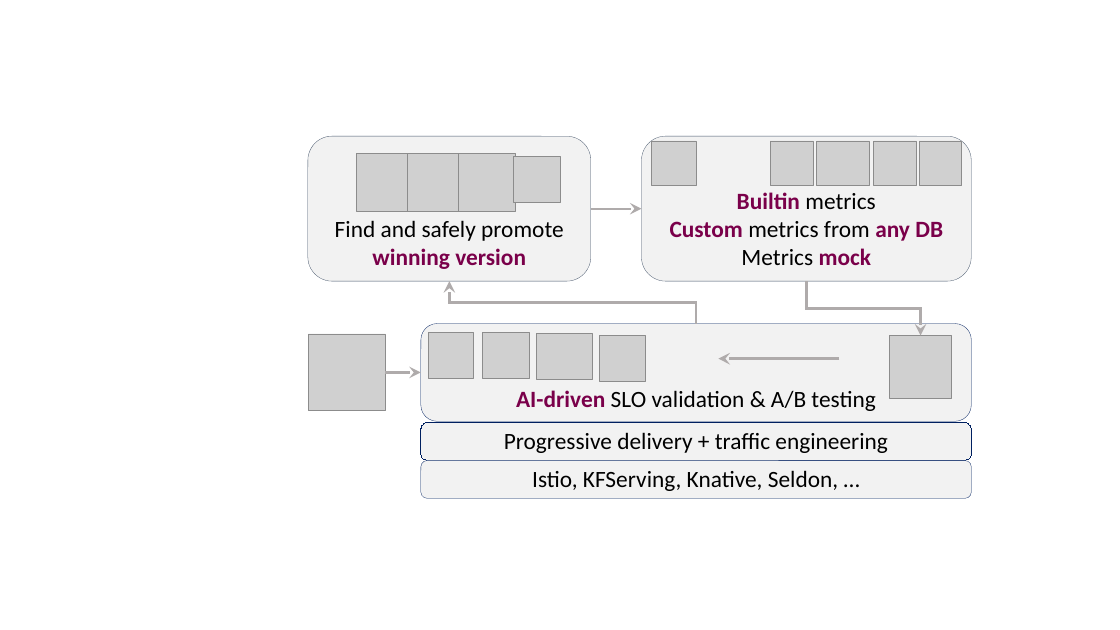
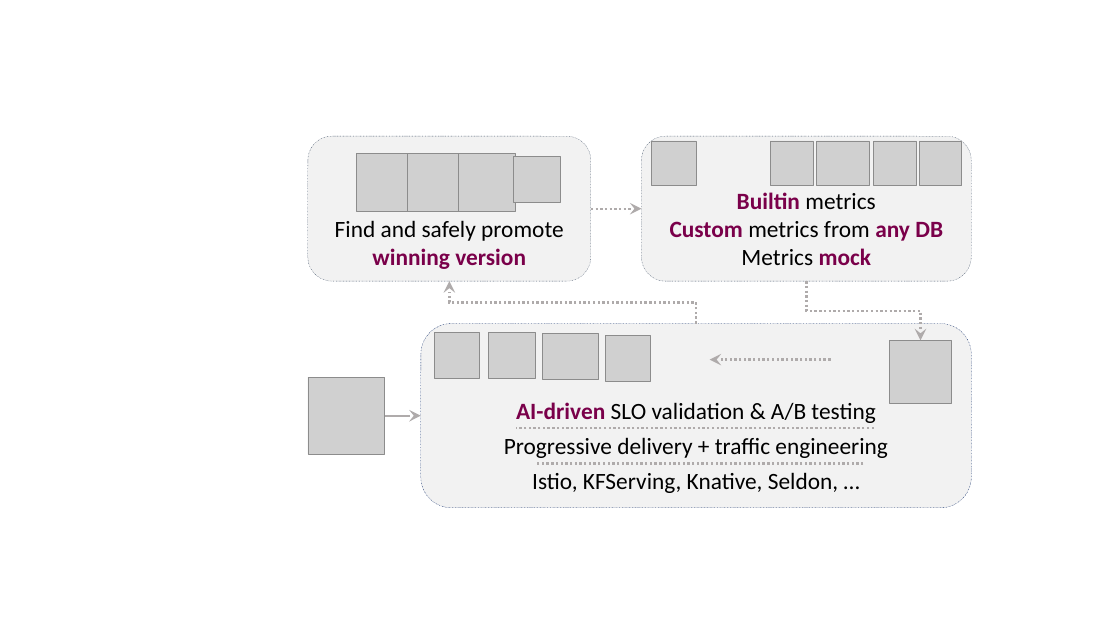
Before and after one commit to iter8-tools/iter8, a slide deck: slide 1 of mkdocs/docs/images/src/illustration.pptx. Drawn at 1120x630 pixels with LibreOffice and Linux fonts; fonts in the diff are those of the drawing; grey boxes stand for pictures. Boxes give left, top, right and bottom in pixels: in the first picture for what was removed or moved away, otherwise in the second. Text is boxed around its words. In the diff, an @@ line names an element or a change of style, - is before the commit and + after.

```diff
--- a/mkdocs/docs/images/src/illustration.pptx
+++ b/mkdocs/docs/images/src/illustration.pptx
@@ rounded rectangle "Find and safely promote winning ..." at [308,136,592,281]: outline #44546A 0.25 pt to #44546A 0.25 pt dashed @@
@@ rounded rectangle "Builtin metrics" at [642,136,972,281]: outline #44546A 0.25 pt to #44546A 0.25 pt dashed @@
@@ arrow (591, 208) - (642, 208): stroke #AFABAB 2 pt to #AFABAB 2 pt dashed @@
@@ elbow arrow (697, 323) - (450, 281): stroke #AFABAB 2 pt to #AFABAB 2 pt dashed @@
@@ elbow arrow moved from (807, 281) - (921, 335) to (807, 281) - (921, 340) @@
@@ elbow arrow (807, 281) - (921, 340): stroke #AFABAB 2 pt to #AFABAB 2 pt dashed @@
@@ rounded rectangle "AI-driven SLO validation & A/B ...": place and size @@
-rounded rectangle "AI-driven SLO validation & A/B ..." at [421,323,971,421]
+rounded rectangle "AI-driven SLO validation & A/B ..." at [421,323,971,507]
@@ rounded rectangle "AI-driven SLO validation & A/B ..." at [421,323,971,507]: outline #002060 0.25 pt to #002060 0.25 pt dashed @@
@@ 4 pictures: place and size @@
-4 pictures at [429,333,645,381]
+4 pictures at [434,333,651,381]
@@ picture: place and size @@
-picture at [890,335,953,398]
+picture at [890,340,953,403]
@@ picture: place and size @@
-picture at [308,334,386,412]
+picture at [308,377,386,455]
@@ arrow moved from (839, 359) - (718, 359) to (831, 360) - (710, 360) @@
@@ arrow (831, 360) - (710, 360): stroke #AFABAB 2 pt to #AFABAB 2 pt dashed @@
@@ arrow moved from (386, 372) - (421, 372) to (385, 416) - (421, 416) @@
@@ text in rounded rectangle at [516,402,875,423]: more space between paragraphs @@
@@ rounded rectangle removed at [421,423,971,460] @@
-Progressive delivery + traffic engineering
@@ text in rounded rectangle at [504,437,887,493]: paragraphs added @@
+Progressive delivery + traffic engineering
+Istio, KFServing, Knative, Seldon, …
@@ line added from (874, 429) to (516, 429), #AFABAB 2 pt dashed @@
@@ rounded rectangle removed at [421,460,971,498] @@
-Istio, KFServing, Knative, Seldon, …
@@ line added from (864, 464) to (535, 464), #AFABAB 2 pt dashed @@
```
Also in this commit, not shown: 2 other files.
